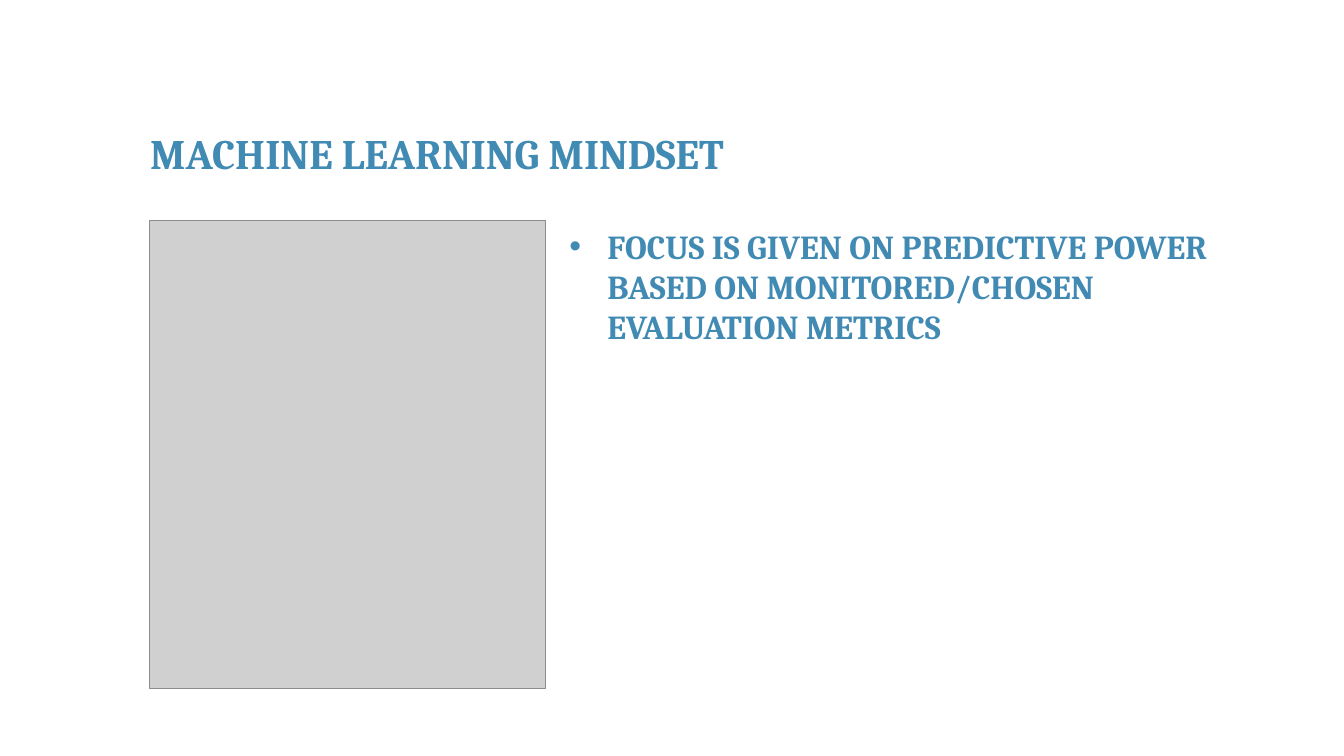
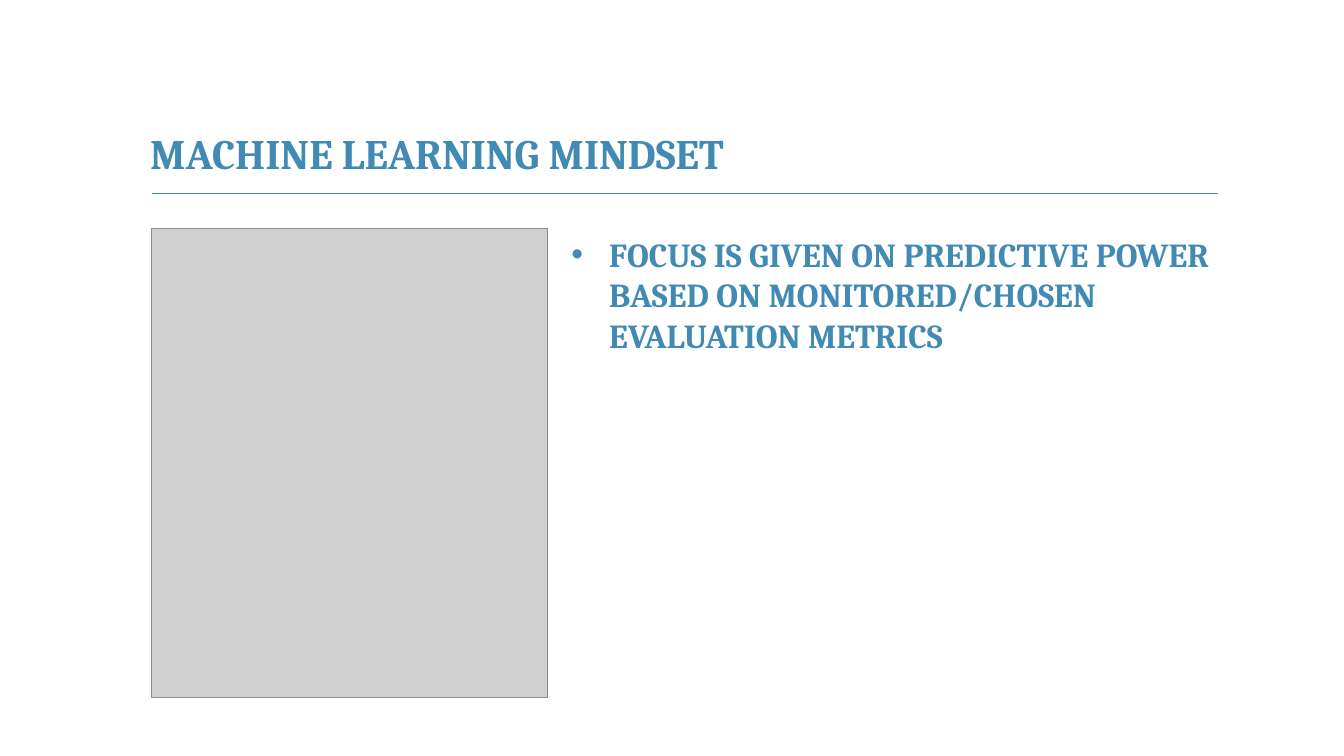
Before and after one commit to franckalbinet/itu-eaco-zanzibar-12-2018, a slide deck: slide 20 of presentations/session-5-application-of-ai.pptx. Drawn at 1344x756 pixels with LibreOffice and Linux fonts; fonts in the diff are those of the drawing; grey boxes stand for pictures; background and template pictures are left out. Boxes give left, top, right and bottom in pixels: in the first picture for what was removed or moved away, otherwise in the second. Text is boxed around its words. In the diff, an @@ line names an element or a change of style, - is before the commit and + after.

```diff
--- a/presentations/session-5-application-of-ai.pptx
+++ b/presentations/session-5-application-of-ai.pptx
@@ line added from (152, 194) to (1218, 194), #418AB3 1 pt @@
@@ picture: place and size @@
-picture at <box>150,221,546,690</box>
+picture at <box>152,229,548,698</box>
@@ text "FOCUS IS GIVEN ON PREDICTIVE ...": place and size @@
-text "FOCUS IS GIVEN ON PREDICTIVE ..." at <box>607,236,1207,340</box>
+text "FOCUS IS GIVEN ON PREDICTIVE ..." at <box>609,244,1209,349</box>
```
Also in this commit, not shown: 30 other slides changed, 2 slides added, 2 slides removed, 2 other files.
